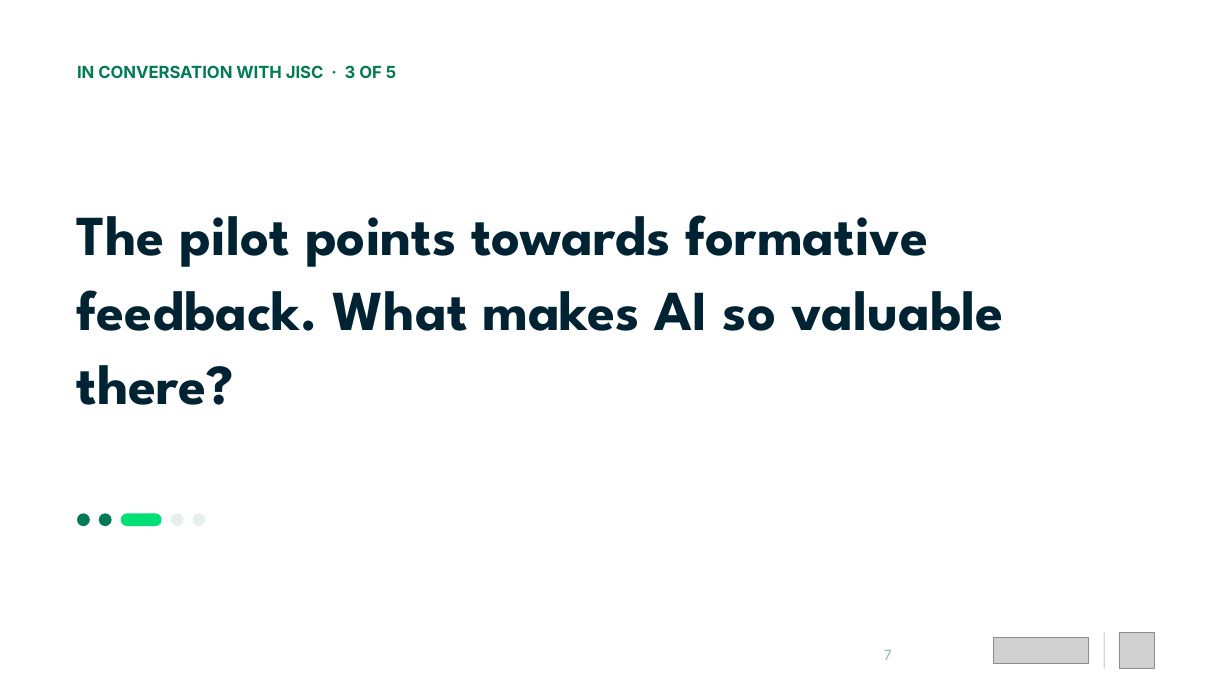
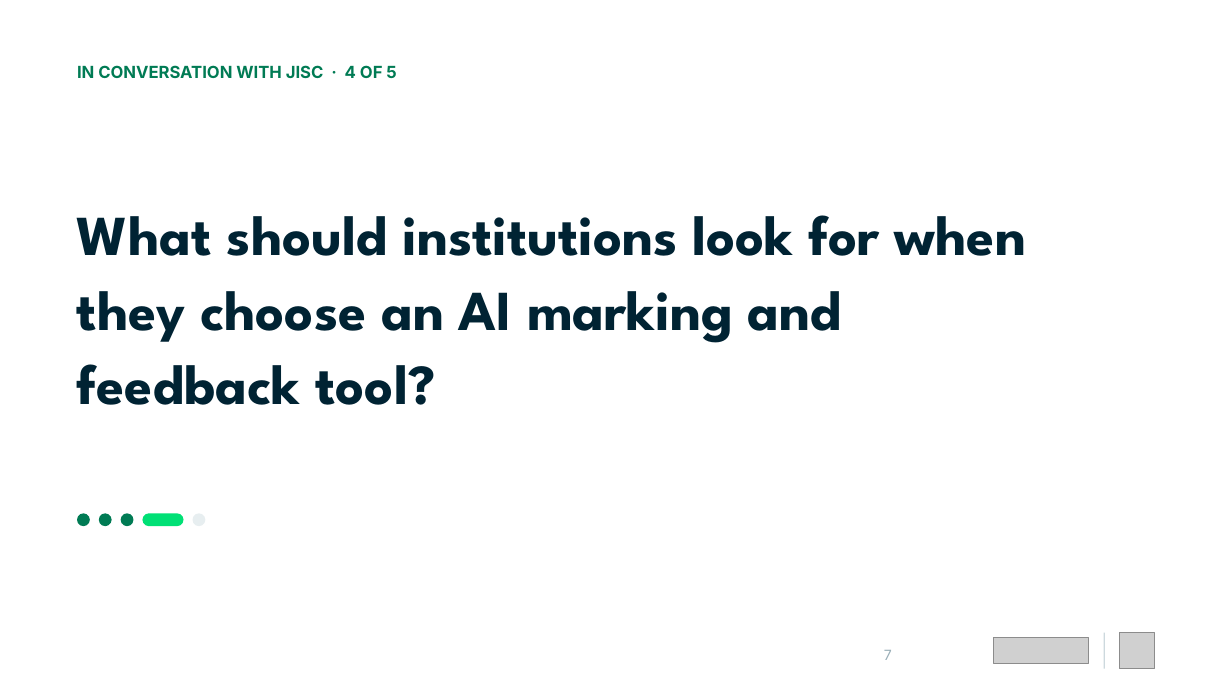
Before and after one commit to Dante-Eduface/Claude, a slide deck: slide 7 of GTM/Event manager/jisc-webinar/deck/jisc-webinar-bewerkbaar.pptx. Drawn at 1232x693 pixels with LibreOffice and Linux fonts; fonts in the diff are those of the drawing; grey boxes stand for pictures. Boxes give left, top, right and bottom in pixels: in the first picture for what was removed or moved away, otherwise in the second. Text is boxed around its words. In the diff, an @@ line names an element or a change of style, - is before the commit and + after.

```diff
--- a/GTM/Event manager/jisc-webinar/deck/jisc-webinar-bewerkbaar.pptx
+++ b/GTM/Event manager/jisc-webinar/deck/jisc-webinar-bewerkbaar.pptx
@@ text at (77, 65, 396, 78): text changed @@
-IN CONVERSATION WITH JISC · 3 OF 5
+IN CONVERSATION WITH JISC · 4 OF 5
@@ text at (77, 215, 1026, 405): text changed @@
-The pilot points towards formative feedback. What makes AI so valuable there?
+What should institutions look for when they choose an AI marking and feedback tool?
@@ rounded rectangle: place and size @@
-rounded rectangle at (121, 514, 162, 527)
+rounded rectangle at (121, 514, 134, 527)
@@ rounded rectangle at (121, 514, 134, 527): fill #00E075 to #007B54 @@
@@ rounded rectangle: place and size @@
-rounded rectangle at (171, 514, 184, 527)
+rounded rectangle at (142, 514, 183, 527)
@@ rounded rectangle at (142, 514, 183, 527): fill #E7EEF0 to #00E075 @@
```
Also in this commit, not shown: 4 other slides changed, 1 slide added, 1 slide removed, 15 other files.
